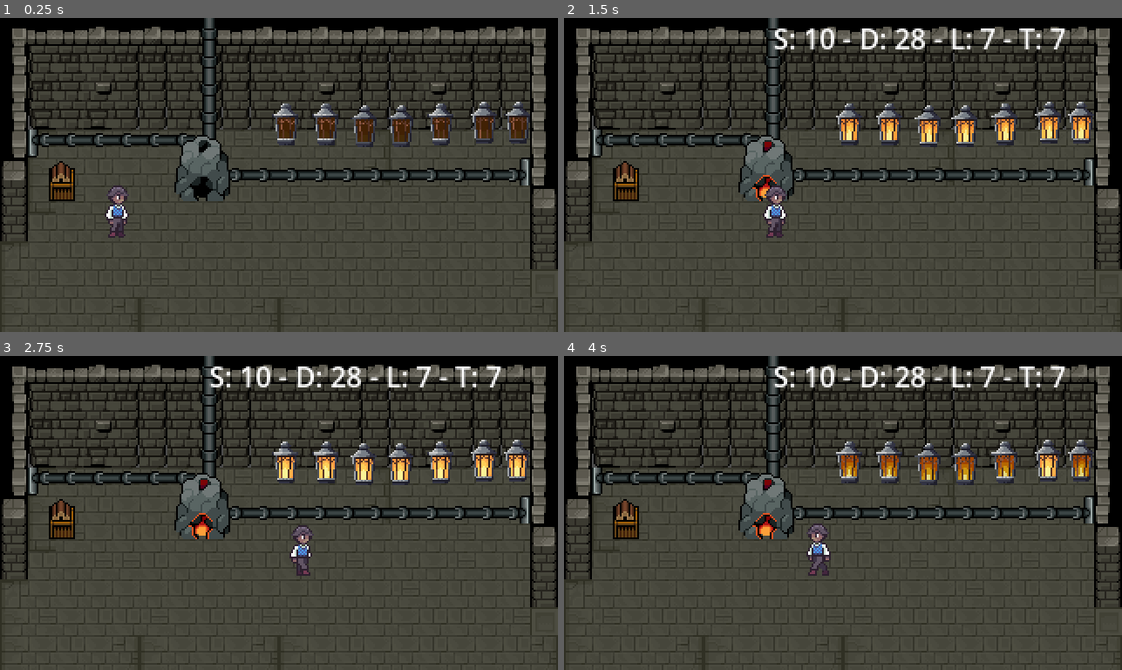
Above: before the commit, frames 1-4 (two rows, left to right).
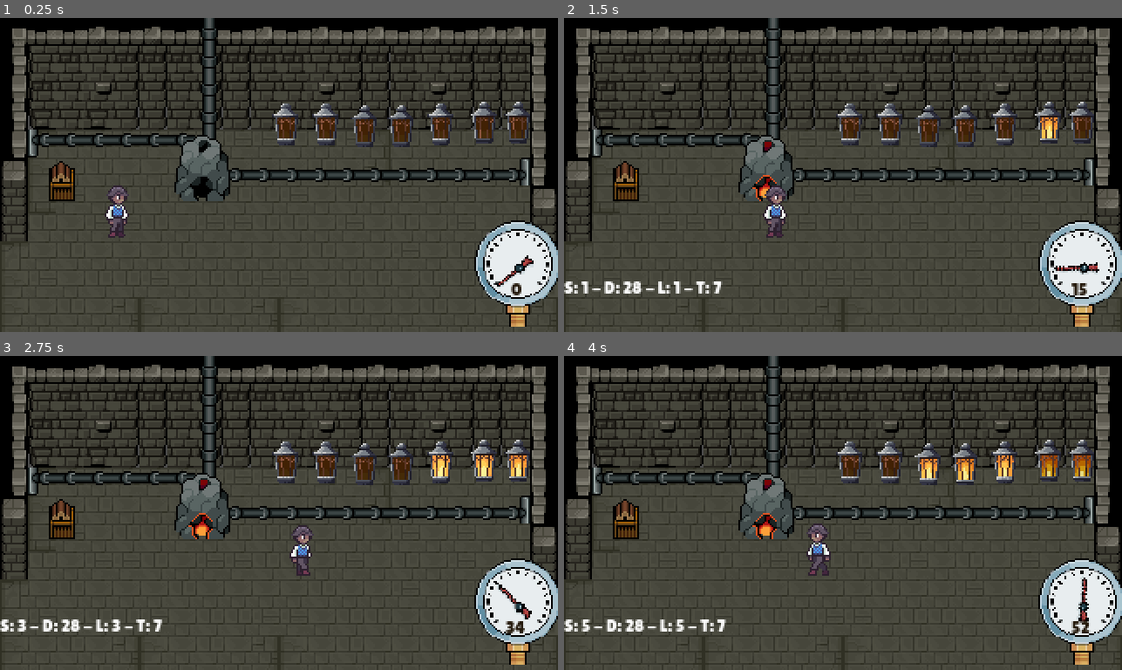
Above: after the commit, the same moments.

Repository: tommasodargenio/ember-keeper
Game: Godot game, scene res://game/world/main/world.tscn
The game is run twice, just before and just after one commit, with the same random seed, the same clock (stepped at 60 frames per second) and the same inputs. This scene is started directly instead of the project's main scene.
Inputs (mouse positions are in pixels of both pictures, inside the frame that each line leads up to):
- Up to frame 1 (0.25 s): no input
- Up to frame 2 (1.5 s): tap Enter (ui_accept) at 0.5, 0.77 s; move the mouse to (965, 159) at 0.52 s; hold D (player_right) 0.53-1.25 s; hold E (interact) 0.53-1.25 s; click (965, 159) at 0.67 s; drag from (731, 190) to (815, 237) at 1.27 s
- Up to frame 3 (2.75 s): move the mouse to (334, 443) at 2.02 s; hold D (player_right) from 2.03 s (still down); hold E (interact) from 2.03 s (still down)
- Up to frame 4 (4 s): release D (player_right) at 2.75 s; release E (interact) at 2.75 s; drag from (815, 575) to (625, 522) at 2.77 s; move the mouse to (1010, 560) at 3.52 s; hold A (player_left) from 3.53 s (still down); hold E (interact) from 3.53 s (still down); tap Enter (ui_accept) at 3.77 s

The runs differ from the first frame. In frame 1, 3.5% of the frame differs, in the area x 85-100%, y 64-99%; in frame 2, 6.7%; in frame 3, 6.6%; in frame 4, 6.8%, in the area x 0-100%, y 3-99%.

Commit message:
adjusting calculations of energy and pressure, added pressure gauge ui

Diff:
--- a/game/globals/event_bus.gd
+++ b/game/globals/event_bus.gd
@@ -6,6 +6,9 @@
 signal player_unloaded_fuel(fuel: Fuel, quantity: int)
 signal player_sitting()
 signal player_watering()
+
+# FURNACE
+signal active_furnace_changed(furnace: Furnace)
 
 # UI
 signal palette_changed(new_palette: String)
--- a/game/globals/game_manager.gd
+++ b/game/globals/game_manager.gd
@@ -4,3 +4,6 @@
 var game_loaded : bool = false
 var game_over : bool = false
 var game_win : bool = false
+
+
+var current_furnace : Furnace
--- /dev/null
+++ b/game/globals/palette.gd
@@ -0,0 +1,70 @@
+class_name Palette extends Node
+
+static var default_palette = PaletteNames.green
+
+enum PaletteNames {green, amber}
+
+const PALETTES : Dictionary = {
+		"green" : {
+			"dark": "#193404",
+			"lighter_dark" : "#47980D",
+			"bright": "#75EC21",
+			"muted": "#59BF11",
+			"normal": "#58BB10",
+			"danger": "#DBEC21",
+			"error": "#ff0000",
+			"warning": "#ff8000",
+			"info": "#75EC21",
+		},
+		"amber" : {
+			"dark": "#261B0D",
+			"lighter_dark" : "#9E5D07",
+			"bright": "#FC9505",
+			"muted": "#C56306",
+			"normal": "#DB7D02",
+			"danger": "#FC1A05",
+			"error": "#df9b5b",
+			"warning": "#ff8800",
+			"info": "#FC9505",
+		},
+}
+
+static func get_stylebox(box : StyleBox) -> StyleBox :
+	if box.bg_color.to_html(false) == get_color("lighter_dark"):
+		return box
+	box.bg_color = get_color("lighter_dark")
+	box.border_color = get_color("bright")
+	return box
+
+
+static func get_icon(icon_file: String, isUID: bool = true) -> Texture2D:
+	var svg : String
+
+	if isUID:
+		svg = Utility.get_file_as_string_by_uid(icon_file)
+	else:
+		svg = FileAccess.get_file_as_string(icon_file)
+	var regex := RegEx.new()
+	regex.compile("fill=\"#([0-9a-fA-F]{3,8})\"")
+	var updated_svg := regex.sub(svg, "fill=\"%s\"" % get_color("dark"), true)
+	regex.compile("stroke=\"#([0-9a-fA-F]{3,8})\"")
+	updated_svg = regex.sub(updated_svg, "stroke=\"%s\"" % get_color("bright"), true)
+	var img := Image.new()
+
+	var byte_data := updated_svg.to_utf8_buffer()
+	var load_err := img.load_svg_from_buffer(byte_data)
+	if load_err != OK:
+		push_error("Failed to load the SVG from buffer")
+		return
+
+	var tex := ImageTexture.create_from_image(img)
+	return tex
+
+
+static func get_color(color_name : String, color_palette : Variant = "") -> String:
+	if Constants.GAME_PALETTE in PALETTES or not color_palette.is_empty():
+		if not color_palette.is_empty and color_palette in PALETTES and color_name in PALETTES[color_palette]:
+			return PALETTES[color_palette][color_name]
+		elif color_name in PALETTES[Constants.GAME_PALETTE]:
+			return PALETTES[Constants.GAME_PALETTE][color_name]
+	return "#ffffff"
--- a/game/resources/base_models/furnace_res.gd
+++ b/game/resources/base_models/furnace_res.gd
@@ -21,13 +21,29 @@
 @export var max_energy_output: int = 0
 
 @export var fuel_type : Fuel.fuel_type
-# --- Pressure tuning (expose so you can balance per furnace type/level) ---
-@export var pressure_gain_per_burn: float = 8.0      # pressure added when a fuel unit ignites
-@export var pressure_passive_decay: float = 1.5       # pressure lost per second, always
-@export var pressure_vent_rate: float = 12.0          # pressure lost per second while player vents
-@export var pressure_overheat_threshold: float = 85.0 # above this = danger, damages furnace over time
-@export var pressure_min_operating: float = 10.0      # below this = forced shutdown
-@export var overheat_damage_per_second: float = 2.0   # "health" drained while overheated and unvented
+# --- Pressure tuning ---
+# Pressure chases a target proportional to current fuel intensity (how full
+# the furnace is right now), but asymmetrically: quick to climb, slow to
+# fall — thermal inertia, like a stove that stays hot well after the fire's
+# mostly out. min_operating_pressure is informational only (a "running
+# efficiently" reference line on the gauge) — it doesn't force a shutdown,
+# since low pressure from low fuel is expected, not a malfunction.
+# max_operating_pressure is the one real hard limit: overheating from not
+# venting is a genuine mismanagement failure, independent of fuel level.
+@export var pressure_rise_rate: float = 15.0             # pressure units/sec climbing toward target
+@export var pressure_cooldown_rate: float = 2.0           # pressure units/sec falling toward target — much slower, thermal mass
+@export var pressure_vent_rate: float = 12.0              # extra pressure lost per second while player actively vents
+@export var min_operating_pressure: float = 10.0          # visual reference only — "running efficiently" line on the gauge
+@export var max_operating_pressure: float = 85.0          # at/above this = overheat, damages furnace over time
+@export var overheat_damage_per_second: float = 2.0
+
+# --- Output tuning ---
+# Guarantees the furnace keeps producing at least a trickle of energy as
+# long as ANY fuel is loaded, so it never goes fully dark from scarcity
+# alone — output fades toward this floor as fuel runs low instead of
+# cutting off. Tune per furnace type if some models should sputter more
+# gracefully than others.
+@export var min_output_floor: int = 1
 
 # --- Runtime state (not exported, not part of the saved profile design necessarily —
 #     decide separately whether this belongs in your to_dict()/from_dict() save pattern) ---
@@ -73,6 +89,13 @@
 
 	return accepted
 
+func ignite() -> bool:
+	if state == furnace_state.BURNING:
+		return true
+	if current_fuel_units <= 0:
+		return false
+	return _try_ignite()
+
 func _try_ignite() -> bool:
 	if current_fuel_units <= 0 or loaded_fuel == null:
 		return false
@@ -97,22 +120,31 @@
 				energy_output = 0
 				energy_output_changed.emit(energy_output)
 
-
 func _process_burn(delta: float) -> void:
 	_burn_time_left -= delta
-
-	var target_output: int = clamp(loaded_fuel.energy, 0, max_energy_output)
+	_update_output()
+
+	if _burn_time_left <= 0.0:
+		_consume_one_unit()
+
+# Fuel level sets the CEILING (how much energy this furnace could put out at
+# full pressure). Current pressure gates how much of that ceiling is actually
+# delivered right now — so output ramps up alongside pressure instead of
+# snapping instantly. min_output_floor still guarantees a small trickle the
+# moment the furnace is burning, so it's never fully dark while fuel remains,
+# even before pressure has had time to build.
+func _update_output() -> void:
+	var fuel_ratio := get_fuel_ratio()
+	var ceiling: int = int(round(loaded_fuel.energy * fuel_ratio))
+	ceiling = clamp(ceiling, 0, max_energy_output)
+
+	var spool_ratio: float = clamp(pressure / 100.0, 0.0, 1.0)
+	var scaled: int = int(round(ceiling * spool_ratio))
+	var target_output: int = clamp(max(scaled, min_output_floor), 0, max_energy_output)
 
 	if energy_output != target_output:
 		energy_output = target_output
 		energy_output_changed.emit(energy_output)
-	# continuous pressure ramp while burning, instead of a lump on consume
-	var rate := pressure_gain_per_burn / loaded_fuel.combustion_time
-	pressure = min(100.0, pressure + rate * delta)
-
-	if _burn_time_left <= 0.0:
-		_consume_one_unit()
-
 
 func _consume_one_unit() -> void:
 	print("One unit of fuel consumed")
@@ -126,29 +158,34 @@
 		fuel_depleted.emit()
 	else:
 		_burn_time_left = loaded_fuel.combustion_time
-
-
+		_update_output()  # fuel_ratio just dropped, reflect it immediately
+
+# Target is proportional to current fuel intensity — a full hopper pulls
+# pressure toward 100, an empty/off furnace pulls it toward 0. Climbing
+# toward the target is fast (pressure_rise_rate); falling toward it is slow
+# (pressure_cooldown_rate) — thermal inertia, so pressure lingers even as
+# fuel runs low or the fire goes out. Venting is a separate, faster, active
+# release that always applies regardless of which direction pressure is
+# already heading.
 func _update_pressure(delta: float) -> void:
-	var decay := pressure_passive_decay
+	var target: float = get_fuel_ratio() * 100.0 if state == furnace_state.BURNING else 0.0
+
+	if pressure < target:
+		pressure = move_toward(pressure, target, pressure_rise_rate * delta)
+	else:
+		pressure = move_toward(pressure, target, pressure_cooldown_rate * delta)
+
 	if _venting:
-		decay += pressure_vent_rate
-
-	pressure = max(0.0, pressure - decay * delta)
+		pressure = max(0.0, pressure - pressure_vent_rate * delta)
+
+	pressure = clamp(pressure, 0.0, 100.0)
 	pressure_changed.emit(pressure)
 
-	if pressure >= pressure_min_operating:
-		_has_reached_operating_pressure = true
-
-	if pressure >= pressure_overheat_threshold:
+	if pressure >= max_operating_pressure:
 		health -= overheat_damage_per_second * delta
 		overheated.emit()
 		if health <= 0.0:
 			_shutdown("overheat_damage")
-			return
-
-	if state == furnace_state.BURNING and _has_reached_operating_pressure and pressure < pressure_min_operating:
-		_shutdown("low_pressure")
-
 
 func _shutdown(reason: String) -> void:
 	state = furnace_state.SHUTDOWN_LOW_PRESSURE
--- /dev/null
+++ b/game/ui/gauge_meter/gauge.gd
@@ -0,0 +1,43 @@
+extends Control
+
+@onready var mano_meter: TextureRect = %ManoMeter
+@onready var pressure_read: RichTextLabel = %PressureRead
+@onready var needle: TextureRect = %Needle
+
+# Tune these two in the editor by watching the needle at pressure 0 and 100 —
+# they depend entirely on how your needle texture is drawn (which way it
+# points at 0 rotation) and how much arc your dial face covers.
+@export var needle_min_angle_deg: float = -85.0  # angle at pressure 0
+@export var needle_max_angle_deg: float = 165.0   # angle at pressure 100
+
+@export var decimals: int = 0
+
+var furnace: Furnace
+
+func _ready() -> void:
+	EventBus.active_furnace_changed.connect(_set_furnace)
+	if GameManager.current_furnace:
+		_set_furnace(GameManager.current_furnace)
+
+
+func _set_furnace(new_furnace: Furnace) -> void:
+	if furnace and furnace.pressure_changed.is_connected(_on_pressure_changed):
+		furnace.pressure_changed.disconnect(_on_pressure_changed)
+	furnace = new_furnace
+	if furnace:
+		furnace.pressure_changed.connect(_on_pressure_changed)
+		_on_pressure_changed(furnace.pressure)
+		#_update_safe_zone_markers()
+
+func _on_pressure_changed(value: float) -> void:
+	needle.rotation_degrees = _angle_for(value)
+	pressure_read.text = "[color=%s][font_size=10]%.*f[/font_size][/color]" % [Palette.get_color("dark"),decimals, value]
+
+#func _update_safe_zone_markers() -> void:
+	#min_marker.rotation_degrees = _angle_for(furnace.min_operating_pressure)
+	#max_marker.rotation_degrees = _angle_for(furnace.max_operating_pressure)
+ #
+ #
+func _angle_for(pressure_value: float) -> float:
+	var t: float = clamp(pressure_value, 0.0, 100.0) / 100.0
+	return lerp(needle_min_angle_deg, needle_max_angle_deg, t)
--- /dev/null
+++ b/game/ui/gauge_meter/gauge.tscn
@@ -0,0 +1,49 @@
+[gd_scene format=3 uid="uid://bsp7e11uvxurj"]
+
+[ext_resource type="Script" uid="uid://srmo0jqtov1y" path="res://game/ui/gauge_meter/gauge.gd" id="1_vlv1o"]
+[ext_resource type="Texture2D" uid="uid://c0xvrml11njcv" path="res://assets/sprites/props/manometer_gauge.png" id="2_vmlna"]
+[ext_resource type="Texture2D" uid="uid://c770o4v3373o4" path="res://assets/sprites/props/manometer_needle.png" id="3_mb486"]
+
+[node name="Gauge" type="Control" unique_id=848230249]
+layout_mode = 3
+anchors_preset = 15
+anchor_right = 1.0
+anchor_bottom = 1.0
+grow_horizontal = 2
+grow_vertical = 2
+script = ExtResource("1_vlv1o")
+
+[node name="ManoMeter" type="TextureRect" parent="." unique_id=2060164314]
+unique_name_in_owner = true
+layout_mode = 0
+offset_right = 40.0
+offset_bottom = 40.0
+scale = Vector2(0.5, 0.5)
+texture = ExtResource("2_vmlna")
+
+[node name="Needle" type="TextureRect" parent="ManoMeter" unique_id=1774694394]
+unique_name_in_owner = true
+layout_mode = 0
+offset_left = 27.0
+offset_top = 30.0
+offset_right = 67.0
+offset_bottom = 70.0
+pivot_offset = Vector2(25, 25)
+texture = ExtResource("3_mb486")
+
+[node name="PressureRead" type="RichTextLabel" parent="." unique_id=1607146582]
+unique_name_in_owner = true
+layout_mode = 0
+offset_top = 28.0
+offset_right = 49.0
+offset_bottom = 51.0
+theme_override_font_sizes/normal_font_size = 10
+theme_override_font_sizes/bold_font_size = 10
+theme_override_font_sizes/bold_italics_font_size = 10
+theme_override_font_sizes/italics_font_size = 10
+theme_override_font_sizes/mono_font_size = 10
+bbcode_enabled = true
+text = "12"
+fit_content = true
+horizontal_alignment = 1
+vertical_alignment = 1
--- a/game/ui/hud/hud.tscn
+++ b/game/ui/hud/hud.tscn
@@ -1,6 +1,8 @@
 [gd_scene format=3 uid="uid://dw71dvs0xp545"]
 
+[ext_resource type="Theme" uid="uid://qqngc4whi7uh" path="res://game/resources/models/ui/main_default_theme.tres" id="1_8mv14"]
 [ext_resource type="Script" uid="uid://jen850vgv34w" path="res://game/ui/hud/hud.gd" id="1_d4vpa"]
+[ext_resource type="PackedScene" uid="uid://bsp7e11uvxurj" path="res://game/ui/gauge_meter/gauge.tscn" id="2_l7e5k"]
 
 [node name="HUD" type="Control" unique_id=245103641]
 layout_mode = 3
@@ -9,6 +11,7 @@
 anchor_bottom = 1.0
 grow_horizontal = 2
 grow_vertical = 2
+theme = ExtResource("1_8mv14")
 script = ExtResource("1_d4vpa")
 
 [node name="TopLeft" type="Control" parent="." unique_id=645841863]
@@ -39,22 +42,6 @@
 offset_left = -40.0
 offset_bottom = 32.0
 grow_horizontal = 0
-
-[node name="HBoxContainer" type="HBoxContainer" parent="TopRight" unique_id=2067285045]
-custom_minimum_size = Vector2(200, 0)
-layout_mode = 1
-anchors_preset = 15
-anchor_right = 1.0
-anchor_bottom = 1.0
-grow_horizontal = 2
-grow_vertical = 2
-
-[node name="Network" type="RichTextLabel" parent="TopRight/HBoxContainer" unique_id=1778023260]
-unique_name_in_owner = true
-layout_mode = 2
-size_flags_horizontal = 3
-bbcode_enabled = true
-fit_content = true
 
 [node name="CenterLeft" type="Control" parent="." unique_id=1371189148]
 unique_name_in_owner = true
@@ -106,6 +93,23 @@
 offset_right = 40.0
 grow_vertical = 0
 
+[node name="HBoxContainer" type="HBoxContainer" parent="BottomLeft" unique_id=2067285045]
+custom_minimum_size = Vector2(200, 0)
+layout_mode = 1
+anchors_preset = 15
+anchor_right = 1.0
+anchor_bottom = 1.0
+offset_right = 160.0
+grow_horizontal = 2
+grow_vertical = 2
+
+[node name="Network" type="RichTextLabel" parent="BottomLeft/HBoxContainer" unique_id=1778023260]
+unique_name_in_owner = true
+layout_mode = 2
+size_flags_horizontal = 3
+bbcode_enabled = true
+fit_content = true
+
 [node name="BottomCenter" type="Control" parent="." unique_id=188833501]
 unique_name_in_owner = true
 layout_mode = 1
@@ -132,3 +136,10 @@
 offset_top = -32.0
 grow_horizontal = 0
 grow_vertical = 0
+
+[node name="Gauge" parent="BottomRight" unique_id=848230249 instance=ExtResource("2_l7e5k")]
+layout_mode = 1
+offset_left = -8.0
+offset_top = -32.0
+offset_right = -8.0
+offset_bottom = -32.0
--- a/game/world/entities/furnace/furnace.gd
+++ b/game/world/entities/furnace/furnace.gd
@@ -9,7 +9,13 @@
 
 @export var profile : Furnace:
 	set(value):
+		if profile:
+			EnergyNetwork.unregister_furnace(profile)
 		profile = value
+		if profile:
+			EnergyNetwork.register_furnace(profile)
+		GameManager.current_furnace = profile
+		EventBus.active_furnace_changed.emit(profile)
 		if is_node_ready():
 			_update_tex()
 
--- a/project_time_traker.json
+++ b/project_time_traker.json
@@ -1,8 +1,8 @@
 {
-  "2D": 13523.2519991398,
+  "2D": 14465.2849979401,
   "3D": 5.89200019836426,
-  "AFK": 22466.6540000439,
-  "Editor": 32764.6910028458,
-  "Game": 3010.41300153732,
-  "Script": 16225.1340019703
+  "AFK": 22571.7940001488,
+  "Editor": 36962.0120017529,
+  "Game": 4243.94000172615,
+  "Script": 18246.8950018883
 }
Binary file added: assets/sprites/props/guage-max-pressure-marker.png
Not shown, added: assets/sprites/props/guage-max-pressure-marker.png.import
Binary file added: assets/sprites/props/guage-min-pressure-marker-2.png
Not shown, added: assets/sprites/props/guage-min-pressure-marker-2.png.import
Binary file added: assets/sprites/props/guage-min-pressure-marker.png
Not shown, added: assets/sprites/props/guage-min-pressure-marker.png.import
Binary file added: assets/sprites/props/manometer_gauge.png
Not shown, added: assets/sprites/props/manometer_gauge.png.import
Binary file added: assets/sprites/props/manometer_needle.png
Not shown, added: assets/sprites/props/manometer_needle.png.import
Not shown, added: game/globals/palette.gd.uid
Not shown, added: game/ui/gauge_meter/gauge.gd.uid
